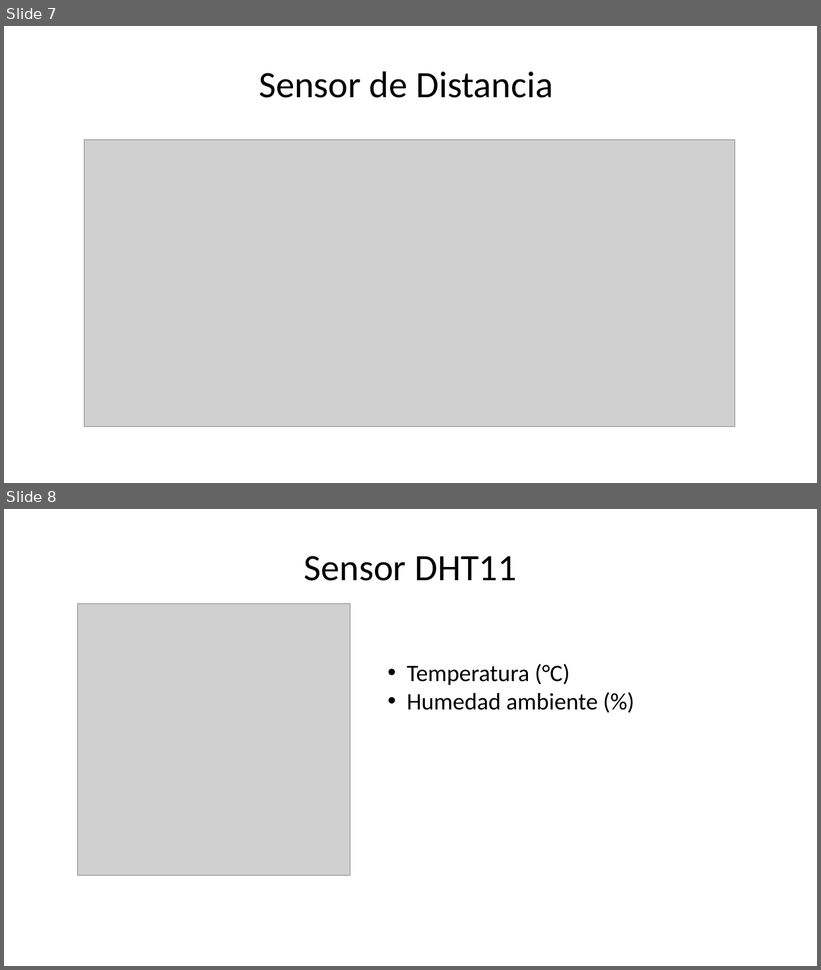
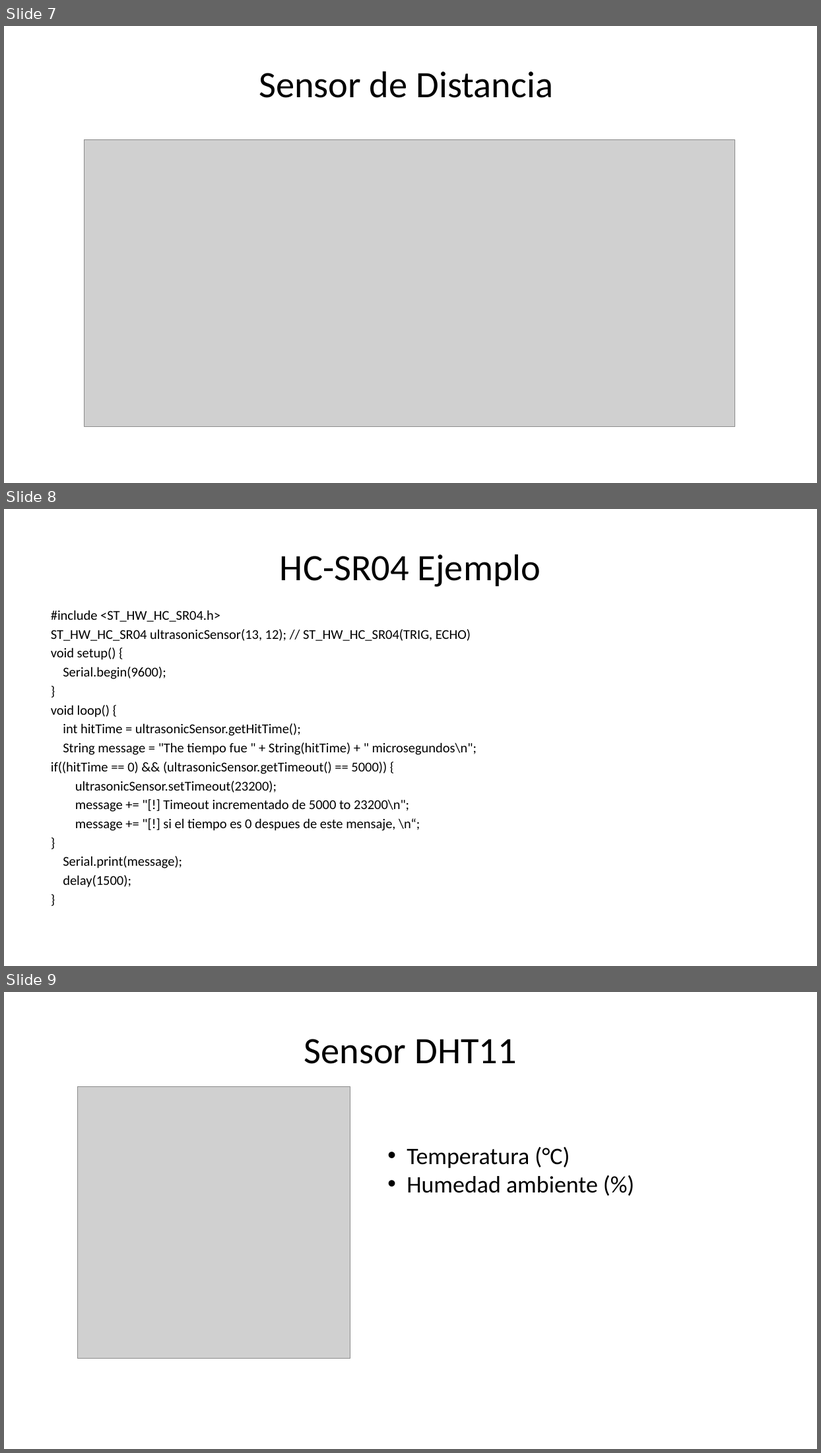
Before and after one commit to academiasIT/proyectoSensores, a slide deck: Arduino/arduino.pptx. Shown one above the other, each under a label of ours: slides 7 and 8 before the commit, slides 7, 8 and 9 after it. The pictures are 821x970 and 821x1453 pixels, drawn with LibreOffice and Linux fonts; fonts in the diff are those of the drawing; grey boxes stand for pictures; background and template pictures are left out. Boxes give left, top, right and bottom in pixels: in the first picture for what was removed or moved away, otherwise in the second. Text is boxed around its words. In the diff, an @@ line names an element or a change of style, - is before the commit and + after.

Commit message:
ppt se agrega algun codigo de ejemplo sensores

```diff
--- a/Arduino/arduino.pptx
+++ b/Arduino/arduino.pptx
@@ slide 8 added at [4, 509, 817, 966], background picture (left out) @@
@@ title added at [280, 554, 541, 587], 44 pt, text #000000 @@
+HC-SR04 Ejemplo
@@ text added at [51, 610, 477, 888], 16 pt, text #000000 @@
+#include <ST_HW_HC_SR04.h>
+ST_HW_HC_SR04 ultrasonicSensor(13, 12); // ST_HW_HC_SR04(TRIG, ECHO)
+void setup() {
+Serial.begin(9600);
+}
+void loop() {
+int hitTime = ultrasonicSensor.getHitTime();
+String message = "The tiempo fue " + String(hitTime) + " microsegundos\n";
+if((hitTime == 0) && (ultrasonicSensor.getTimeout() == 5000)) {
+ultrasonicSensor.setTimeout(23200);
+message += "[!] Timeout incrementado de 5000 to 23200\n";
+message += "[!] si el tiempo es 0 despues de este mensaje, \n“;
+}
+Serial.print(message);
+delay(1500);
+}
@@ what was slide 8 is now slide 9 @@
```
Also in this commit, not shown: 2 other slides added.
